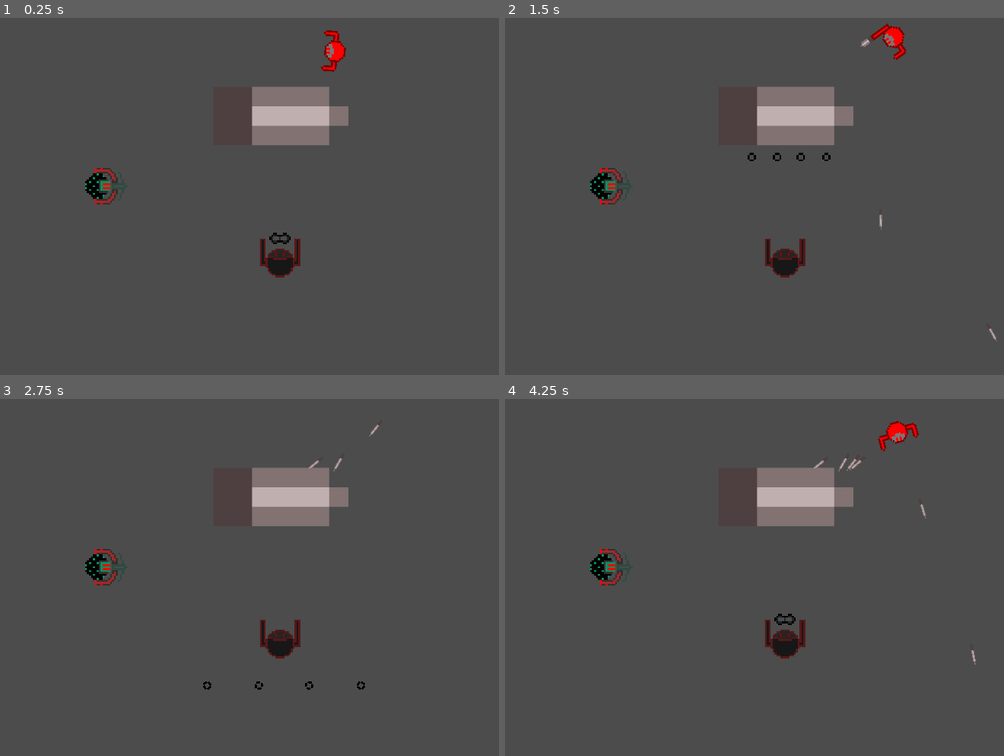
Above: before the commit, frames 1-4 (two rows, left to right).
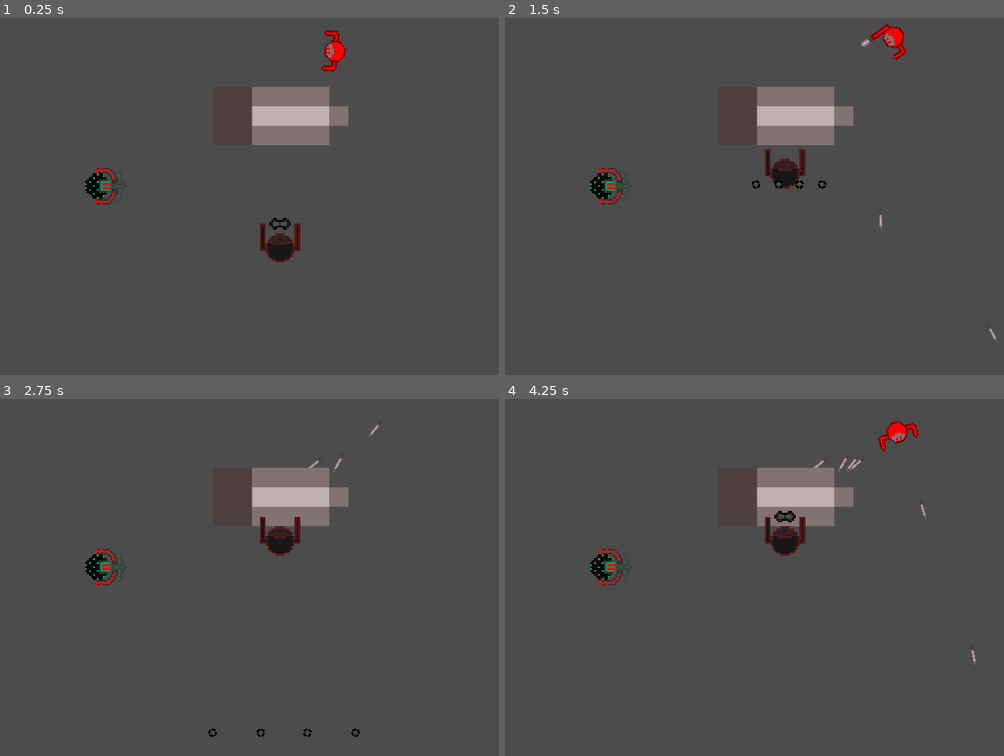
Above: after the commit, the same moments.

Repository: tylerecouture/tkl-quest
Game: Godot game, scene res://Game.tscn
Same seed, same stepped clock (60 frames per second), same inputs: the game is played once before the commit and once after it.
Inputs (mouse positions are in pixels of both pictures, inside the frame that each line leads up to):
- Up to frame 1 (0.25 s): no input
- Up to frame 2 (1.5 s): move the mouse to (904, 178) at 0.52 s; hold D (move_right) 0.53-1.28 s; hold Space (throw_projectile) 0.53-1.28 s; move the mouse to (649, 214) at 1.27 s; hold W (move_down) from 1.28 s (still down); tap Space (throw_projectile) at 1.35 s
- Up to frame 3 (2.75 s): move the mouse to (324, 498) at 2.02 s; release W (move_down) at 2.03 s; hold D (move_right) from 2.03 s (still down); hold Space (throw_projectile) from 2.03 s (still down)
- Up to frame 4 (4.25 s): move the mouse to (739, 648) at 2.77 s; release D (move_right) at 2.78 s; release Space (throw_projectile) at 2.78 s; hold S (move_up) 2.78-3.53 s; tap Space (throw_projectile) at 2.85 s; move the mouse to (954, 631) at 3.52 s; hold A (move_left) from 3.53 s (still down); hold Space (throw_projectile) from 3.53 s (still down)

The runs differ from the first frame. In frame 1, 0.8% of the frame differs, in the area x 52-61%, y 56-73%; in frame 2, 1.2%; in frame 3, 1.2%; in frame 4, 1.3%, in the area x 52-61%, y 31-73%.

Commit message:
alot of stuff

Diff:
--- a/Archer.gd
+++ b/Archer.gd
@@ -11,7 +11,6 @@
 var accuracy = 10
 
 var player_in_range = false
-var rotation_speed = PI
 
 func _physics_process(delta):
 	if can_shoot:
--- a/Archer.tscn
+++ b/Archer.tscn
@@ -66,6 +66,8 @@
 
 [node name="MovementManager" parent="." instance=ExtResource( 10 )]
 
+[node name="shoot_sensor" type="Area2D" parent="."]
+
 [connection signal="timeout" from="Fire_Rate_Timer" to="." method="_on_Fire_Rate_Timer_timeout"]
 [connection signal="body_entered" from="sense" to="." method="_on_sense_body_entered"]
 [connection signal="body_exited" from="sense" to="." method="_on_sense_body_exited"]
--- /dev/null
+++ b/HealthManager.tscn
@@ -0,0 +1,3 @@
+[gd_scene format=2]
+
+[node name="Node" type="Node"]
--- a/Level_1_Boss.tscn
+++ b/Level_1_Boss.tscn
@@ -9,6 +9,7 @@
 [ext_resource path="res://Assets/boss1-6.png.png" type="Texture" id=7]
 [ext_resource path="res://Assets/boss1-7.png.png" type="Texture" id=8]
 [ext_resource path="res://Assets/boss1-8.png.png" type="Texture" id=9]
+[ext_resource path="res://Components/MovementManager.tscn" type="PackedScene" id=10]
 
 [sub_resource type="SpriteFrames" id=1]
 animations = [ {
@@ -33,7 +34,7 @@
 
 [node name="Level 1 Boss" type="KinematicBody2D"]
 collision_layer = 8
-collision_mask = 6
+collision_mask = 7
 script = ExtResource( 5 )
 __meta__ = {
 "_edit_group_": true
@@ -65,4 +66,9 @@
 [node name="Orb_spawn_4" type="Position2D" parent="."]
 position = Vector2( 45, 26 )
 
+[node name="MovementManager" parent="." instance=ExtResource( 10 )]
+
+[node name="Position2D" type="Position2D" parent="MovementManager"]
+position = Vector2( 200, 0 )
+
 [connection signal="timeout" from="Fire_Rate_Timer" to="." method="_on_Fire_Rate_Timer_timeout"]
--- a/Player.gd
+++ b/Player.gd
@@ -6,6 +6,8 @@
 var can_throw = true
 
 var Projectile = preload("res://Projectile.tscn")
+
+var x2_Fire_Rate = preload("res://x2_fire_rate.tscn")
 
 var state = Action.IDLE
 
--- a/project.godot
+++ b/project.godot
@@ -58,6 +58,7 @@
 2d_physics/layer_3="Weapons"
 2d_physics/layer_4="Enemies"
 2d_physics/layer_5="Enemy Weapons"
+2d_physics/layer_6="Powerups"
 
 [physics]
 
--- /dev/null
+++ b/x2_fire_rate.gd
@@ -0,0 +1,8 @@
+extends Sprite
+
+
+
+
+
+func _on_Area2D_body_entered(body):
+	queue_free()
--- /dev/null
+++ b/x2_fire_rate.tscn
@@ -0,0 +1,22 @@
+[gd_scene load_steps=4 format=2]
+
+[ext_resource path="res://Assets/appel-2.png.png" type="Texture" id=1]
+[ext_resource path="res://x2_fire_rate.gd" type="Script" id=2]
+
+[sub_resource type="CircleShape2D" id=1]
+radius = 104.561
+
+[node name="powerup" type="Sprite"]
+position = Vector2( -15, 30 )
+scale = Vector2( 0.2, 0.2 )
+texture = ExtResource( 1 )
+script = ExtResource( 2 )
+
+[node name="Area2D" type="Area2D" parent="."]
+collision_layer = 32
+collision_mask = 2
+
+[node name="CollisionShape2D" type="CollisionShape2D" parent="Area2D"]
+shape = SubResource( 1 )
+
+[connection signal="body_entered" from="Area2D" to="." method="_on_Area2D_body_entered"]
Not shown: 1 places in Level_1_Boss.tscn that only renumber resources
